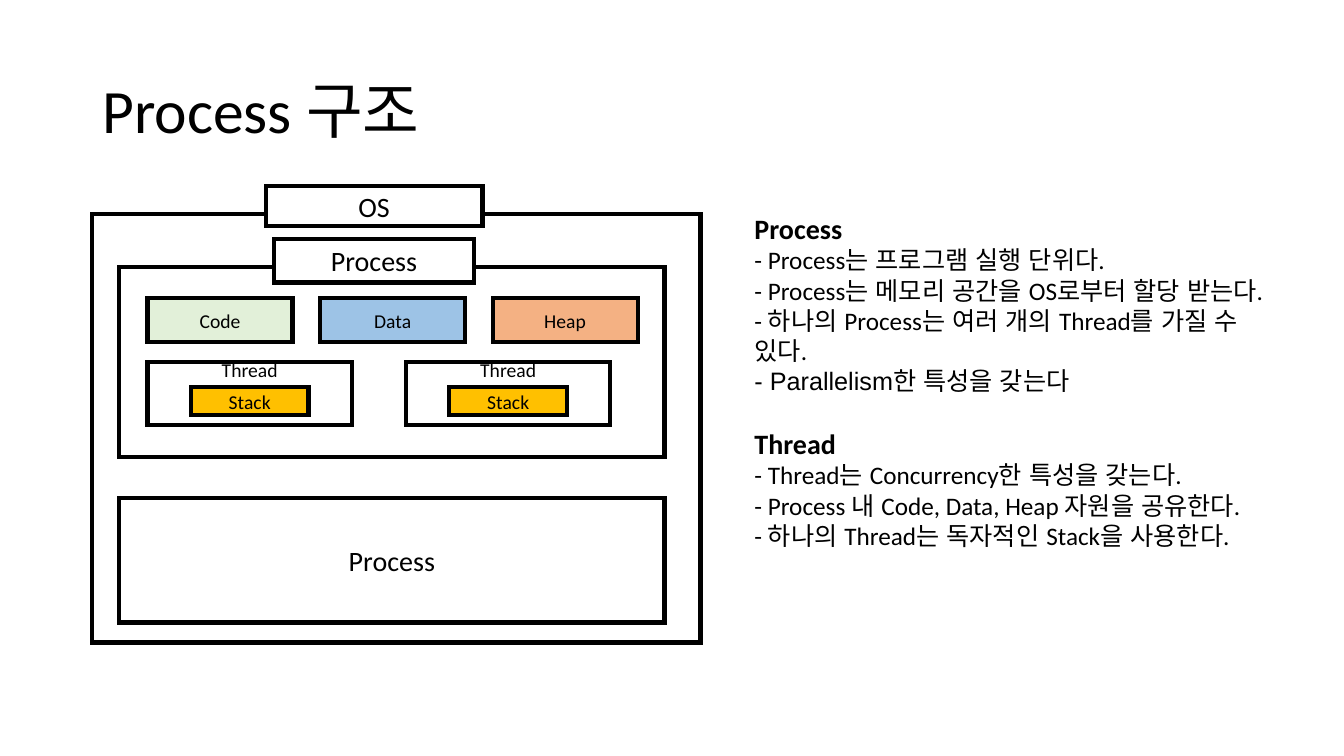
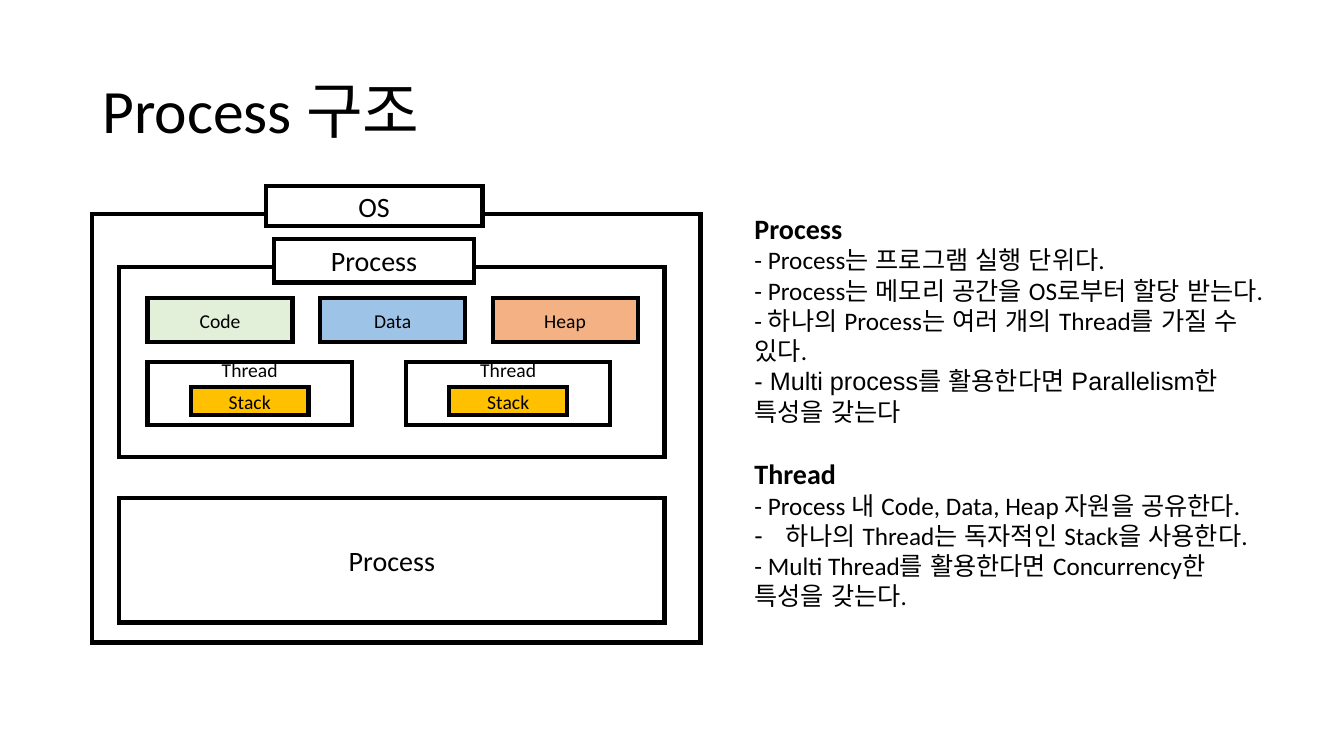
Before and after one commit to nicework-jin/StudyOrTest, a slide deck: slide 7 of CS/Process_VS_Thread.pptx. Drawn at 1344x756 pixels with LibreOffice and Linux fonts; fonts in the diff are those of the drawing. Boxes give left, top, right and bottom in pixels: in the first picture for what was removed or moved away, otherwise in the second. Text is boxed around its words. In the diff, an @@ line names an element or a change of style, - is before the commit and + after.

Commit message:
modified Prcess_vs_Thread.pptx and pdf

```diff
--- a/CS/Process_VS_Thread.pptx
+++ b/CS/Process_VS_Thread.pptx
@@ text at <box>754,369,1217,423</box>: text changed @@
-- Parallelism한 특성을 갖는다
+- Multi process를 활용한다면 Parallelism한 특성을 갖는다
@@ text at <box>768,463,1182,488</box>: paragraph removed @@
-- Thread는 Concurrency한 특성을 갖는다.
@@ text at <box>754,524,1248,607</box>: text changed @@
-- 하나의 Thread는 독자적인 Stack을 사용한다.
+– 하나의 Thread는 독자적인 Stack을 사용한다.
+- Multi Thread를 활용한다면 Concurrency한 특성을 갖는다.
```
Also in this commit, not shown: 1 other file.
